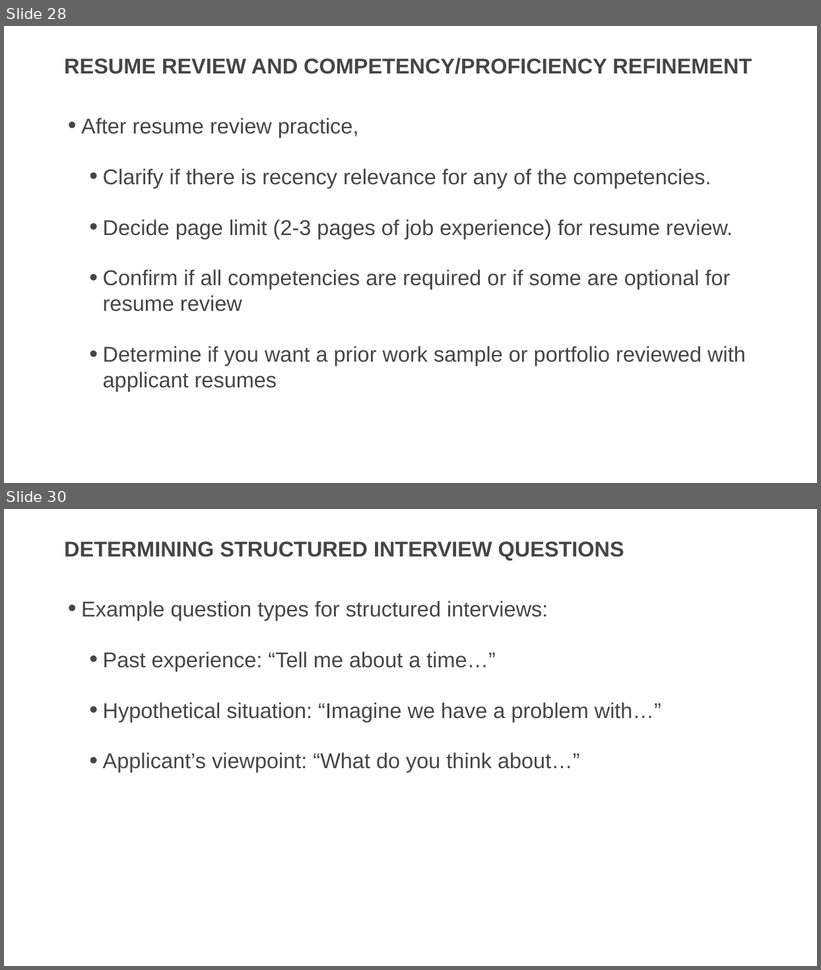
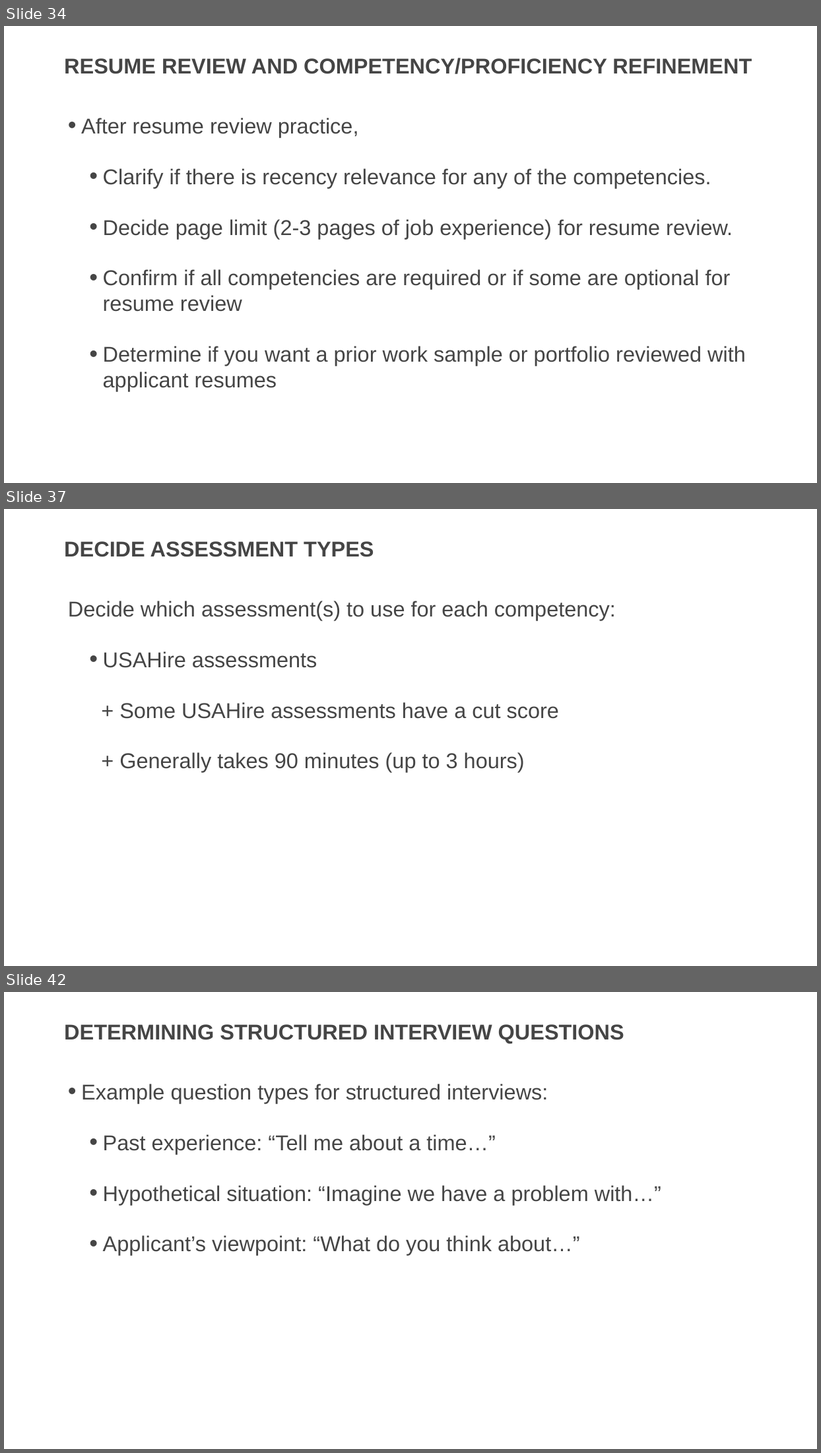
Before and after one commit to usds/SME-QA-Website, a slide deck: toolkit/job-analysis/job-analysis-presentation.pptx. Shown one above the other, each under a label of ours: slides 28 and 30 before the commit, slides 34, 37 and 42 after it; the slides between them are not shown. The pictures are 821x970 and 821x1453 pixels, drawn with LibreOffice and Linux fonts; fonts in the diff are those of the drawing. Boxes give left, top, right and bottom in pixels: in the first picture for what was removed or moved away, otherwise in the second. Text is boxed around its words. In the diff, an @@ line names an element or a change of style, - is before the commit and + after.

```diff
--- a/toolkit/job-analysis/job-analysis-presentation.pptx
+++ b/toolkit/job-analysis/job-analysis-presentation.pptx
@@ slide 37 added at <box>4,509,817,966</box>, background #FFFFFF @@
@@ title added at <box>64,541,374,557</box>, 36 pt, text #454545, bold @@
+DECIDE ASSESSMENT TYPES
@@ text added at <box>68,601,616,773</box>, 36 pt, text #454545 @@
+Decide which assessment(s) to use for each competency:
+  • USAHire assessments
+  + Some USAHire assessments have a cut score
+  + Generally takes 90 minutes (up to 3 hours)
@@ what was slide 28 is now slide 34 @@
@@ what was slide 30 is now slide 42 @@
```
Also in this commit, not shown: 6 slides changed, 13 other slides added.
